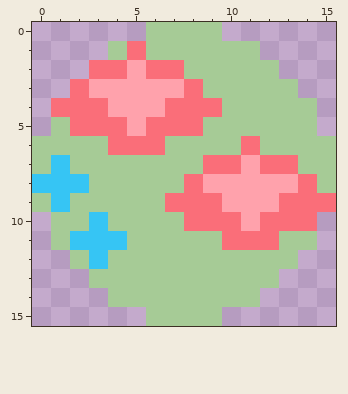
Two states of a pixel-art file, src/themes/spring/assets/goal.aseprite. Above is the file before it was changed.
16x16 pixels, 1 frame.
After the commit:
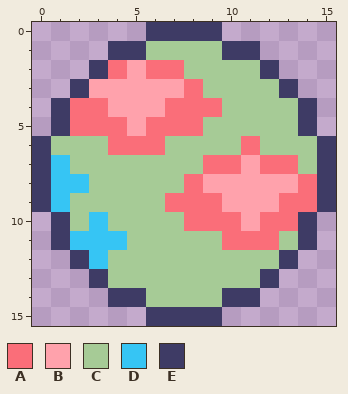
Palette (. is transparent): A #fa6e79  B #ffa2ac  C #a6cb96  D #36c5f4  E #3e3b65
Change:
Colour E replaces colour A in row 1 at x 5; in row 2 at x 3; in row 3 at x 2; in row 4 at x 1; in row 9 at x 15; in row 10 at x 14.
Colour E replaces colour C in row 0 at x 6 to 9; in row 1 at x 4 and 10 to 11; in row 2 at x 12; in row 3 at x 13; in row 4 at x 14; in row 5 at x 1 and 14.
Colour E replaces colour C in rows 6 to 7 at x 0 and 15; in row 8 at x 15; in row 9 at x 0; in row 10 at x 1; in row 11 at x 1 and 14; in row 12 at x 2 and 13.
Colour E replaces colour C in row 13 at x 3 and 12; in row 14 at x 4 to 5 and 10 to 11; in row 15 at x 6 to 9.
Colour E replaces colour D in row 8 at x 0.
